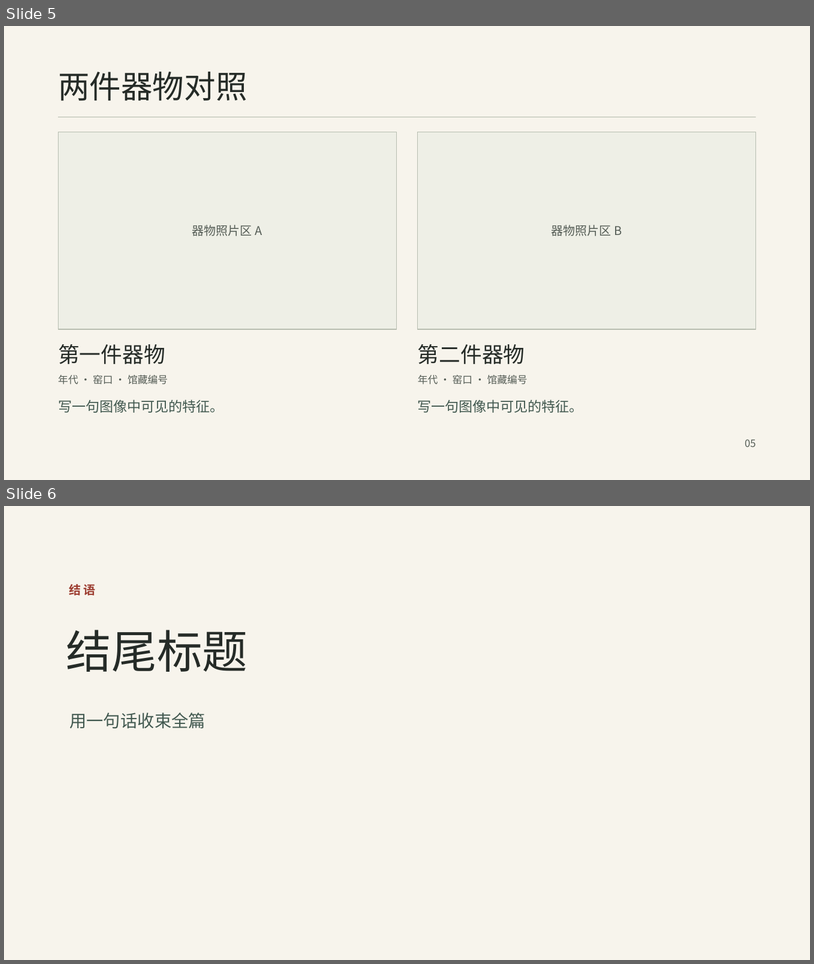
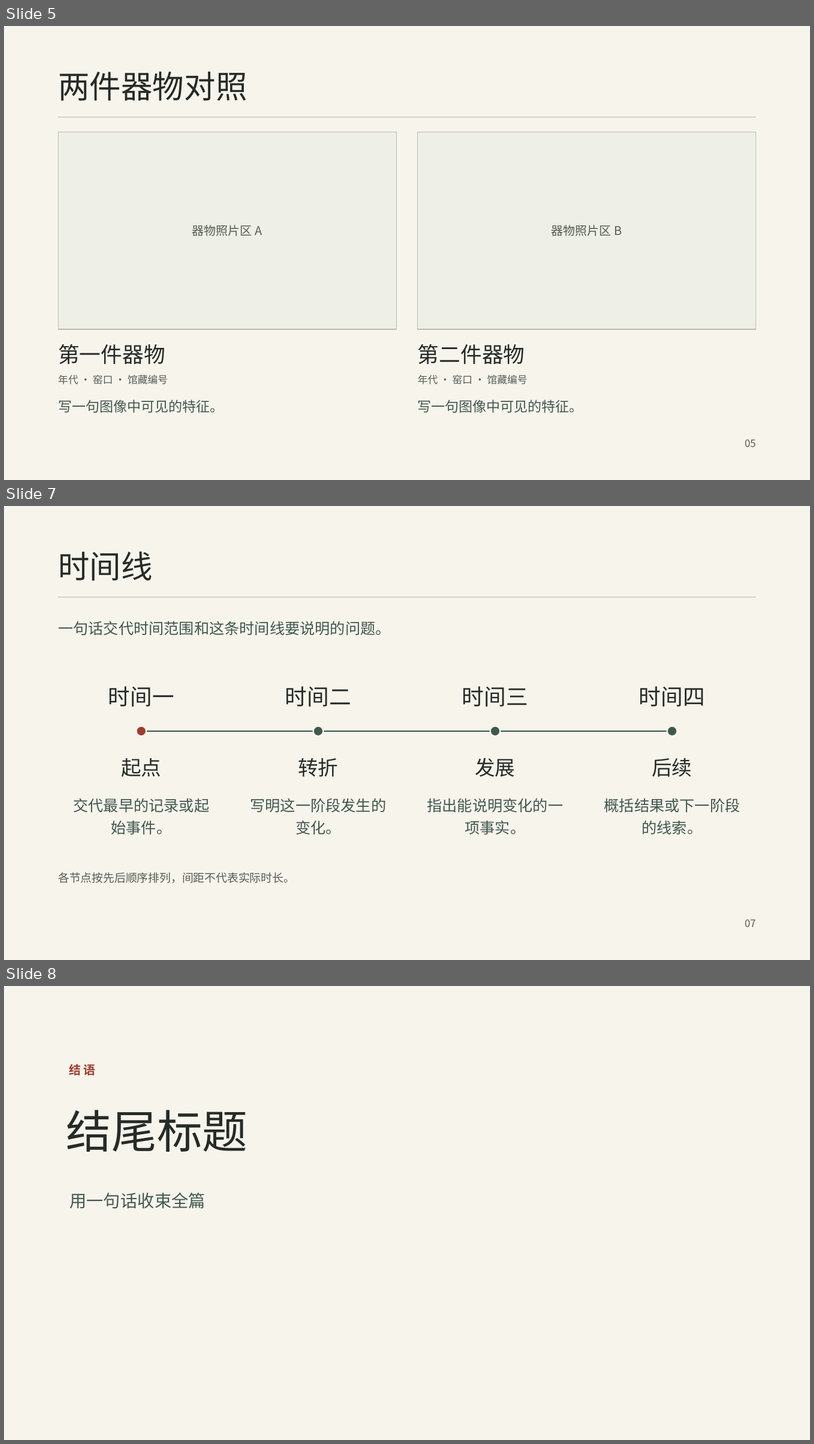
Before and after one commit to huz673633-alt/song-ink-slides, a slide deck: assets/song-ink-template.pptx. Shown one above the other, each under a label of ours: slides 5 and 6 before the commit, slides 5, 7 and 8 after it; the slides between them are not shown. The pictures are 814x964 and 814x1444 pixels, drawn with LibreOffice and Linux fonts; fonts in the diff are those of the drawing; background and template pictures are left out. Boxes give left, top, right and bottom in pixels: in the first picture for what was removed or moved away, otherwise in the second. Text is boxed around its words. In the diff, an @@ line names an element or a change of style, - is before the commit and + after.

Commit message:
新增文献导读和时间线版式

```diff
--- a/assets/song-ink-template.pptx
+++ b/assets/song-ink-template.pptx
@@ slide 7 added at (4,506,810,960), background #F7F4EC @@
@@ text added at (58,551,153,580), 37.5 pt, text #252B27 @@
+时间线
@@ rectangle added at (59,597,756,597), fill #B7BDB0 @@
@@ text added at (58,621,390,635), 18 pt, text #41584F @@
+一句话交代时间范围和这条时间线要说明的问题。
@@ text added at (108,686,174,706), 26.2 pt, text #252B27 @@
+时间一
@@ text added at (285,686,351,706), 26.2 pt, text #252B27 @@
+时间二
@@ text added at (462,686,528,706), 26.2 pt, text #252B27 @@
+时间三
@@ text added at (639,686,705,706), 26.2 pt, text #252B27 @@
+时间四
@@ ellipse added at (137,726,147,736), fill #9D3E31, outline #F7F4EC 1.5 pt @@
@@ rectangle added at (141,730,673,732), fill #41584F @@
@@ ellipse added at (313,726,323,736), fill #41584F, outline #F7F4EC 1.5 pt @@
@@ ellipse added at (491,726,501,736), fill #41584F, outline #F7F4EC 1.5 pt @@
@@ ellipse added at (668,726,678,736), fill #41584F, outline #F7F4EC 1.5 pt @@
@@ text added at (121,757,161,777), 24 pt, text #252B27 @@
+起点
@@ text added at (298,757,338,777), 24 pt, text #252B27 @@
+转折
@@ text added at (475,757,515,777), 24 pt, text #252B27 @@
+发展
@@ text added at (652,757,692,777), 24 pt, text #252B27 @@
+后续
@@ text added at (73,798,209,834), 18 pt, text #41584F @@
+交代最早的记录或起始事件。
@@ text added at (251,798,387,834), 18 pt, text #41584F @@
+写明这一阶段发生的变化。
@@ text added at (428,798,564,834), 18 pt, text #41584F @@
+指出能说明变化的一项事实。
@@ text added at (605,798,741,834), 18 pt, text #41584F @@
+概括结果或下一阶段的线索。
@@ text added at (58,872,295,883), 13.5 pt, text #555D56 @@
+各节点按先后顺序排列，间距不代表实际时长。
@@ text added at (745,919,756,927), 12 pt, text #555D56 @@
+07
@@ what was slide 6 is now slide 8 @@
```
Also in this commit, not shown: 1 other slide added, 3 other files.
